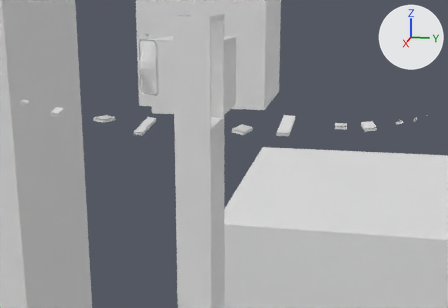
One commit to the glTF model assets/vertigo.glb: the scene before it, then after it.
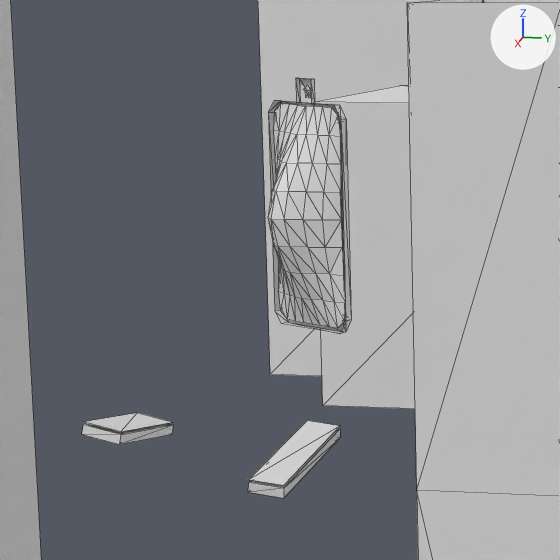
Each version appears first from a camera (50 mm lens) standing at (13.59, 3.24, 2.77) and looking at (0.91, 0.71, -0.4), and next in a close-up on the part from 16% to 47% of the width and 5% to 49% of the height. The lights are fixed; the arrows at upper right show +X, +Y and +Z. The close-ups show mesh edges as thin lines. Where no turn or scale is listed for an object, it has been applied to the vertices. Vertices at the same position are counted once.

Objects in the first close-up: 'city', 'door', 'door_frame', 'teleport'.
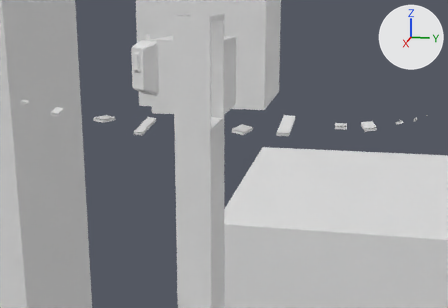
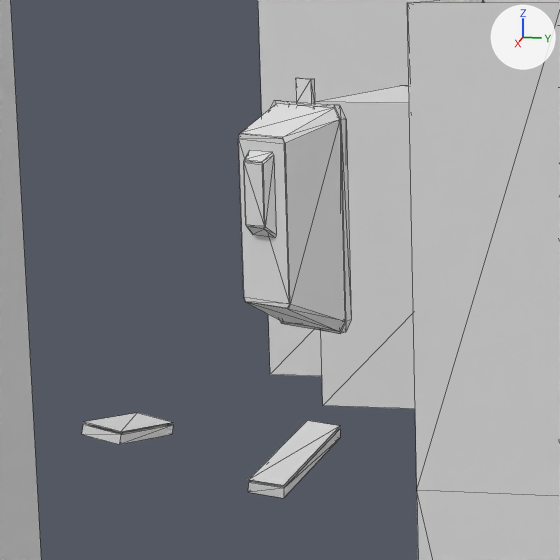
Where the newer file only moved an object's origin or applied its transform, the numbers keep the older frame.

Diff of the bpy script that builds the scene:
```diff
--- a/assets/vertigo.glb.py
+++ b/assets/vertigo.glb.py
@@ me_hall @@
 # used by ob_door_frame; location = (0.697, -0.983, 1.446)
-me_hall.from_pydata(...)  # 51 vertices, 65 faces; spans x -0.177..0.202, y -0.269..0.255, z -0.642..0.652
+me_hall.from_pydata(...)  # 99 vertices, 159 faces; spans x -0.177..0.369, y -0.338..0.255, z -0.642..0.652
+# me_hall part 1: a new loose piece of 24 vertices spanning x -0.139..0.369, y -0.338..0.227, z -0.632..0.517
+# me_hall part 2: a new loose piece of 24 vertices spanning x 0.198..0.348, y -0.272..-0.085, z -0.133..0.298
+# me_hall part 3
+# 8 vertices are removed from x -0.129..0.149, y -0.202..0.201, z -0.584..0.475
+# 20 faces are deleted
+# 8 vertices are added at x -0.121..0.157, y -0.207..0.195, z -0.584..0.475
+# 38 new faces join them
```

Location of each change, (x1, y1, x2, y2) in pixels of the close-ups (560 x 560 px):
'door_frame', reshaped (36% wider)
    before: (268, 78, 351, 334)
    after: (238, 78, 351, 334)
part 1 of me_hall, added
    after: (238, 104, 344, 331)
part 2 of me_hall, added
    after: (244, 150, 276, 237)
part 3 of me_hall, built on
    before: (298, 78, 345, 316)
    after: (271, 78, 346, 334)
'door', unchanged, covered by the edit
    before: (268, 104, 345, 328)
